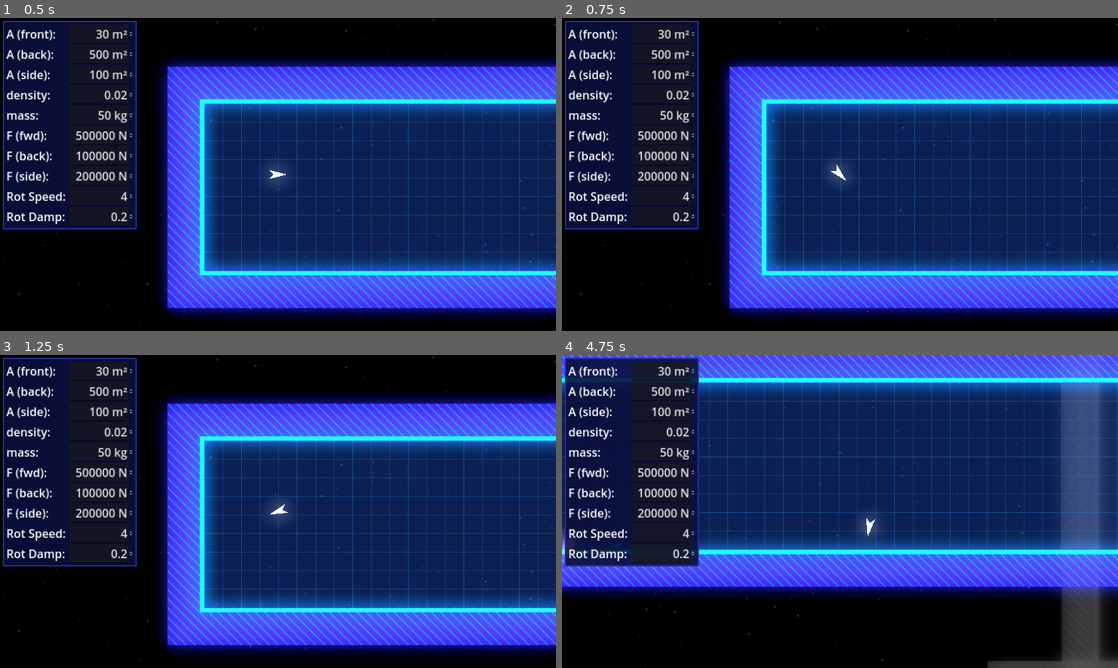
Above: before the commit, frames 1-4 (two rows, left to right).
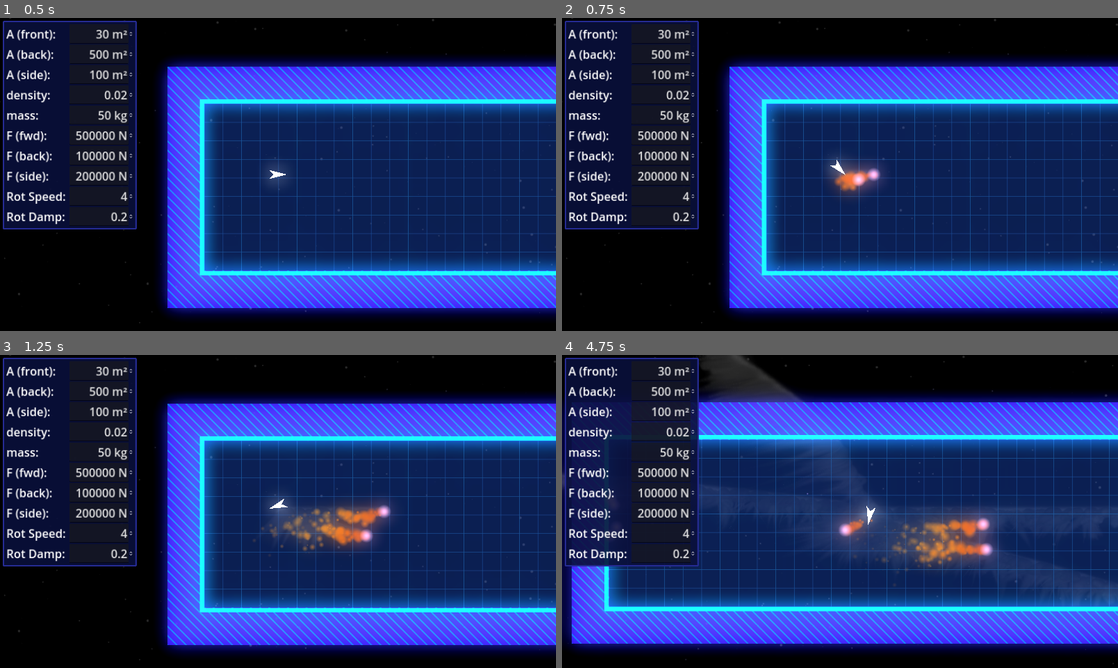
Above: after the commit, the same moments.

Repository: tripodsan/secrets-of-the-maze
Game: Godot game, scene res://scenes/main.tscn
Two runs of this game, one before a commit and one after it. Both use one fixed random seed, a clock stepped at 60 frames per second and the inputs below.
Inputs:
- Up to frame 1 (0.5 s): no input
- Up to frame 2 (0.75 s): tap Enter (missile, bound only after the commit) at 0.5, 0.6 s; hold Right (right) from 0.53 s (still down)
- Up to frame 3 (1.25 s): keep holding Right (right)
- Up to frame 4 (4.75 s): release Right (right) at 1.28 s; hold S (backwd) 1.28-2.03 s; tap Space (laser) at 1.35, 4.35 s; tap Enter (missile, bound only after the commit) at 1.55, 2.3, 2.85, 3.6, 4.55 s; hold Right (right) 2.03-2.78 s; tap Tab (switch) at 2.1 s; hold Up (fwd) 2.78-3.53 s; hold Left (left) from 3.53 s (still down)

Frame 1 is identical in both runs. In frame 2, 0.8% of the frame differs, in the area x 48-58%, y 45-57%; in frame 3, 2.5%; in frame 4, 65%, in the area x 0-100%, y 0-100%.

Commit message:
feat: Projectile Manager

Diff:
--- a/project.godot
+++ b/project.godot
@@ -72,6 +72,11 @@
 "events": [Object(InputEventKey,"resource_local_to_scene":false,"resource_name":"","device":-1,"window_id":0,"alt_press …(192 unchanged characters)…
 ]
 }
+missile={
+"deadzone": 0.5,
+"events": [Object(InputEventKey,"resource_local_to_scene":false,"resource_name":"","device":0,"window_id":0,"alt_pressed":false,"shift_pressed":false,"ctrl_pressed":false,"meta_pressed":false,"pressed":false,"keycode":0,"physical_keycode":4194309,"key_label":0,"unicode":0,"location":0,"echo":false,"script":null)
+]
+}
 
 [layer_names]
 
--- a/scenes/main.tscn
+++ b/scenes/main.tscn
@@ -17,6 +17,7 @@
 [ext_resource type="Shader" path="res://shaders/laser.gdshader" id="13_1t20a"]
 [ext_resource type="Texture2D" uid="uid://0q0x6fsvpax8" path="res://assets/laser.png" id="13_qbd35"]
 [ext_resource type="Texture2D" uid="uid://beawptqgfr72s" path="res://assets/glow_circle.png" id="13_wepr7"]
+[ext_resource type="Script" path="res://scenes/projectile_manager.gd" id="18_nwqka"]
 
 [sub_resource type="Environment" id="Environment_75w5p"]
 background_mode = 3
@@ -191,7 +192,7 @@
 
 [node name="mass" type="SpinBox" parent="CanvasLayer/hud/topbar/PanelContainer/Control"]
 layout_mode = 2
-value = 1.5
+value = 2.0
 allow_greater = true
 alignment = 2
 suffix = "kg"
@@ -204,7 +205,6 @@
 layout_mode = 2
 max_value = 10000.0
 step = 10.0
-value = 2.0
 allow_greater = true
 alignment = 2
 suffix = "N"
@@ -419,3 +419,7 @@
 position = Vector2(960, 520)
 scale = Vector2(2, 2)
 texture = ExtResource("5_hcqio")
+
+[node name="ProjectileManager" type="Node2D" parent="."]
+unique_name_in_owner = true
+script = ExtResource("18_nwqka")
--- a/scenes/player.gd
+++ b/scenes/player.gd
@@ -50,6 +50,8 @@
     $ship/LaserCast.set_is_casting(true)
   if Input.is_action_just_released('laser'):
     $ship/LaserCast.set_is_casting(false)
+  if Input.is_action_just_pressed('missile'):
+    %ProjectileManager.shoot_projectile(trail[trail_pos], rot_dir, 500.0, 0.0, 5.0)
 
 func _physics_process(delta: float) -> void:
   var input:Vector2 = Input.get_vector("left", "right", "fwd", "backwd")
--- /dev/null
+++ b/scenes/projectile.gd
@@ -0,0 +1,17 @@
+extends Node2D
+
+var speed := 400.0
+var direction := Vector2.UP
+var lifespan := 2.0
+var time_alive = 0.0
+var type := 0
+
+func stop():
+  visible = false
+
+func _physics_process(delta: float) -> void:
+  if visible:
+    position += direction * speed * delta
+    time_alive += delta
+    if time_alive > lifespan:
+      stop()
--- /dev/null
+++ b/scenes/projectile.tscn
@@ -0,0 +1,54 @@
+[gd_scene load_steps=11 format=3 uid="uid://chykxgy7cl78m"]
+
+[ext_resource type="Script" path="res://scenes/projectile.gd" id="1_4gj2m"]
+[ext_resource type="Texture2D" uid="uid://beawptqgfr72s" path="res://assets/glow_circle.png" id="2_twusn"]
+
+[sub_resource type="RectangleShape2D" id="RectangleShape2D_8olos"]
+
+[sub_resource type="Curve" id="Curve_1pmyl"]
+_data = [Vector2(0, 1), 0.0, 0.0, 0, 0, Vector2(0.986063, 0.0437042), 0.0, 0.0, 0, 0]
+point_count = 2
+
+[sub_resource type="CurveTexture" id="CurveTexture_c50yu"]
+curve = SubResource("Curve_1pmyl")
+
+[sub_resource type="Gradient" id="Gradient_mdrmg"]
+offsets = PackedFloat32Array(0, 0.465587, 1)
+colors = PackedColorArray(0.630126, 0.279522, 0.0135687, 1, 0.7392, 0.632926, 0.0643815, 1, 0.166853, 0.166853, 0.166853, 1)
+
+[sub_resource type="GradientTexture1D" id="GradientTexture1D_gun2c"]
+gradient = SubResource("Gradient_mdrmg")
+
+[sub_resource type="Curve" id="Curve_3b8wp"]
+_data = [Vector2(0, 0.89312), 0.0, 1.4, 0, 0, Vector2(1, 0.105582), 0.0, 0.0, 0, 0]
+point_count = 2
+
+[sub_resource type="CurveTexture" id="CurveTexture_j4dwh"]
+curve = SubResource("Curve_3b8wp")
+
+[sub_resource type="ParticleProcessMaterial" id="ParticleProcessMaterial_7ypmn"]
+particle_flag_disable_z = true
+direction = Vector3(0, 1, 0)
+spread = 75.545
+initial_velocity_max = 247.82
+gravity = Vector3(0, 0, 0)
+scale_min = 0.2
+scale_curve = SubResource("CurveTexture_j4dwh")
+color_ramp = SubResource("GradientTexture1D_gun2c")
+alpha_curve = SubResource("CurveTexture_c50yu")
+
+[node name="Projectile" type="Node2D"]
+script = ExtResource("1_4gj2m")
+
+[node name="CharacterBody2D" type="CharacterBody2D" parent="."]
+
+[node name="CollisionShape2D" type="CollisionShape2D" parent="CharacterBody2D"]
+shape = SubResource("RectangleShape2D_8olos")
+
+[node name="GPUParticles2D" type="GPUParticles2D" parent="CharacterBody2D"]
+amount = 90
+process_material = SubResource("ParticleProcessMaterial_7ypmn")
+texture = ExtResource("2_twusn")
+
+[node name="Sprite2D" type="Sprite2D" parent="CharacterBody2D"]
+texture = ExtResource("2_twusn")
--- /dev/null
+++ b/scenes/projectile_manager.gd
@@ -0,0 +1,27 @@
+extends Node2D
+
+const MAX_PROJECTILES = 100
+var projectile_pool = []
+var current_index := 0
+
+func _ready() -> void:
+  # initialze projectile pool
+  for i in range(MAX_PROJECTILES):
+    var projectile = preload("res://scenes/projectile.tscn").instantiate()
+    projectile.visible = false
+    add_child(projectile)
+    projectile_pool.append(projectile)
+
+
+# Called every frame. 'delta' is the elapsed time since the previous frame.
+func shoot_projectile(position, direction, speed, type, lifespan):
+  var projectile = projectile_pool[current_index]
+
+  projectile.global_position = position
+  projectile.direction = direction.normalized()
+  projectile.speed = speed
+  projectile.visible = true
+  projectile.type = type
+  projectile.lifespan = lifespan
+
+  current_index = (current_index + 1) % MAX_PROJECTILES
Not shown: 1 places in scenes/main.tscn that only renumber resources
